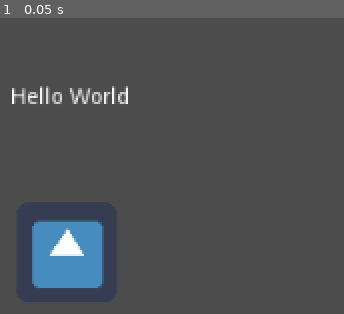
Above: before the commit, frame 1.
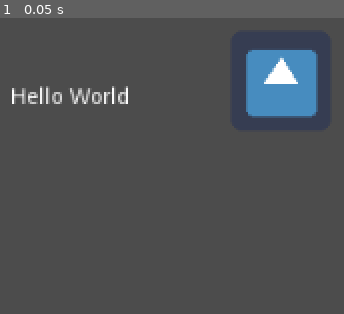
Above: after the commit, the same moment.

Repository: MrHillman1/godot-web
Game: Godot game, scene res://src/MainUI.tscn
Same seed, same stepped clock (60 frames per second), same inputs: the game is played once before the commit and once after it. The engine's default icon, where the game draws it, is replaced by a stand-in: a white triangle on a blue panel in a dark square.
Inputs:
- Up to frame 1 (0.05 s): no input

The runs differ from the first frame. In frame 1, 9.5% of the frame differs, in the area x 9-93%, y 10-92%.

Commit message:
Godot changes

Diff:
--- a/project/src/MainUI.tscn
+++ b/project/src/MainUI.tscn
@@ -18,5 +18,5 @@
 text = "Hello World"
 
 [node name="Icon" type="Sprite" parent="."]
-position = Vector2( 510, 399 )
+position = Vector2( 647, 289 )
 texture = ExtResource( 1 )
Not shown, changed: build/web/index.html
Not shown, changed: build/web/index.js
Not shown, changed: build/web/index.pck
Not shown, changed: build/web/index.wasm
